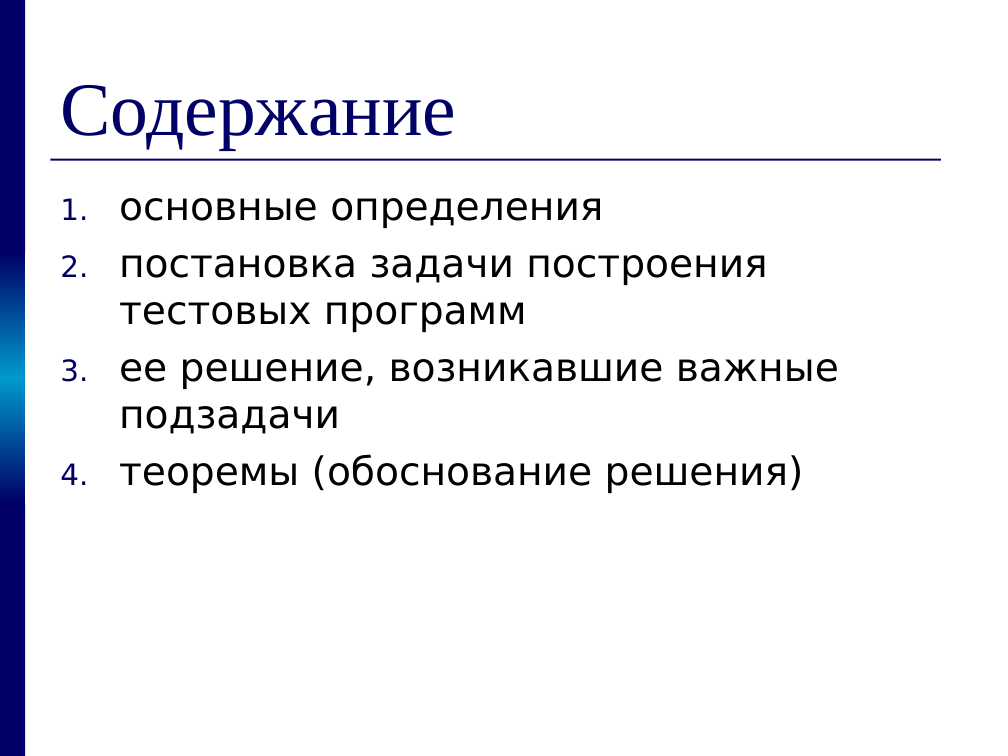
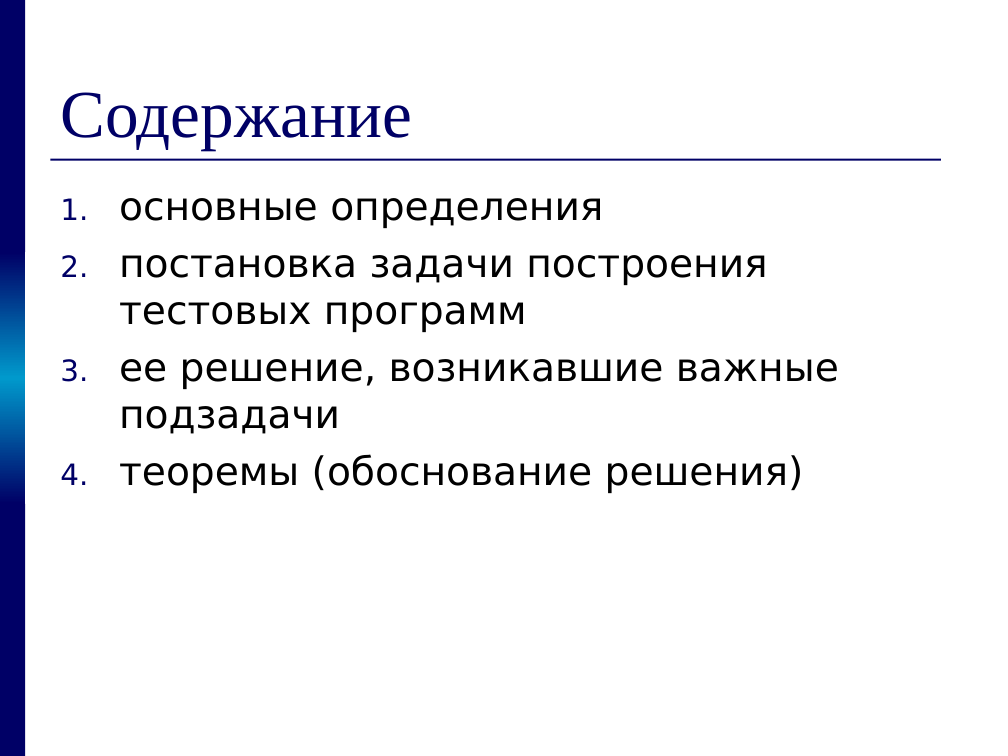
Before and after one commit to kornevgen/tesla-project, a slide deck: slide 2 of papers/THESIS/talks/zakh08.10/z.ppt. Drawn at 1008x756 pixels with LibreOffice and Linux fonts; fonts in the diff are those of the drawing. Boxes give left, top, right and bottom in pixels: in the first picture for what was removed or moved away, otherwise in the second. Text is boxed around its words. In the diff, an @@ line names an element or a change of style, - is before the commit and + after.

```diff
--- a/papers/THESIS/talks/zakh08.10/z.ppt
+++ b/papers/THESIS/talks/zakh08.10/z.ppt
@@ title "Содержание" at <box>60,92,412,150</box>: size 54 to 48 pt @@
```
Also in this commit, not shown: 6 other slides changed, 5 slides added, 3 slides removed.
